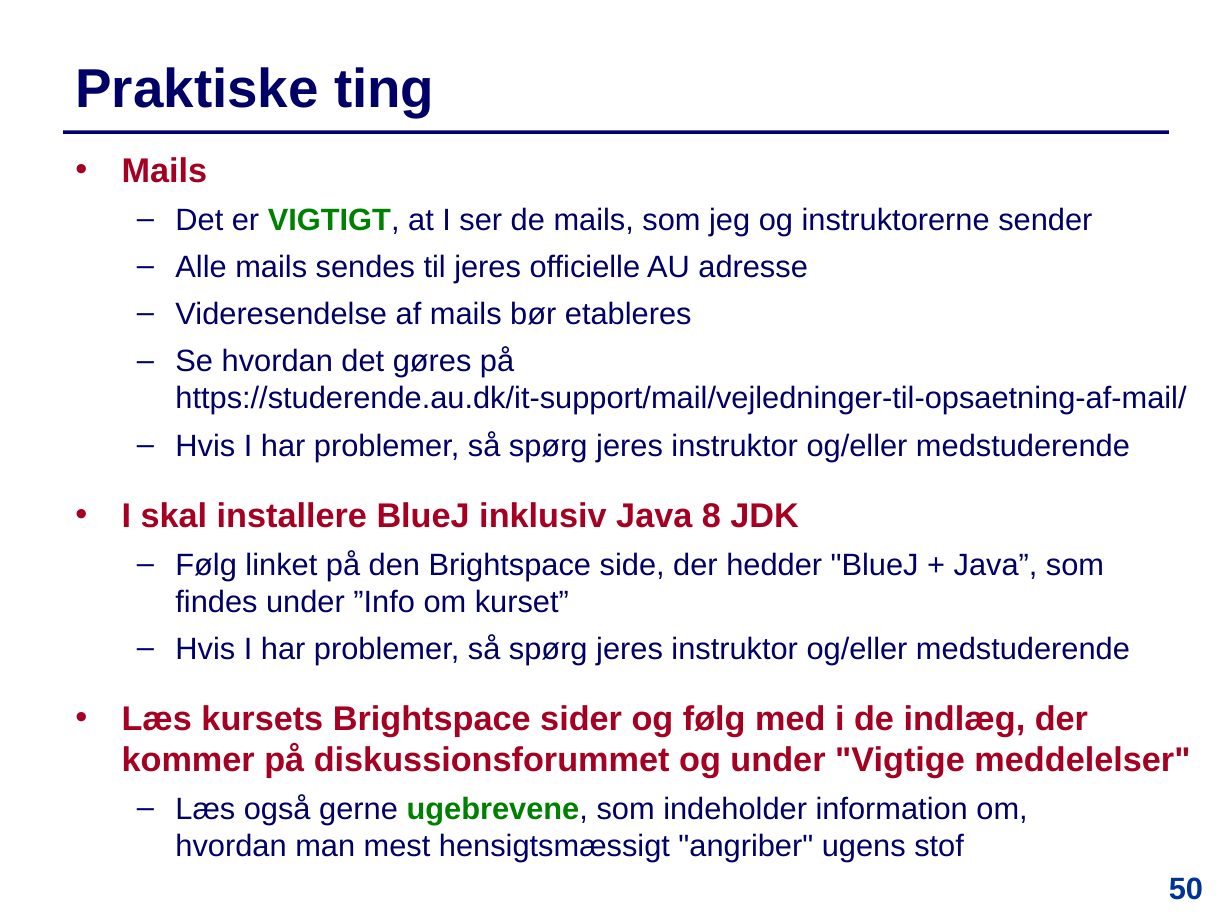
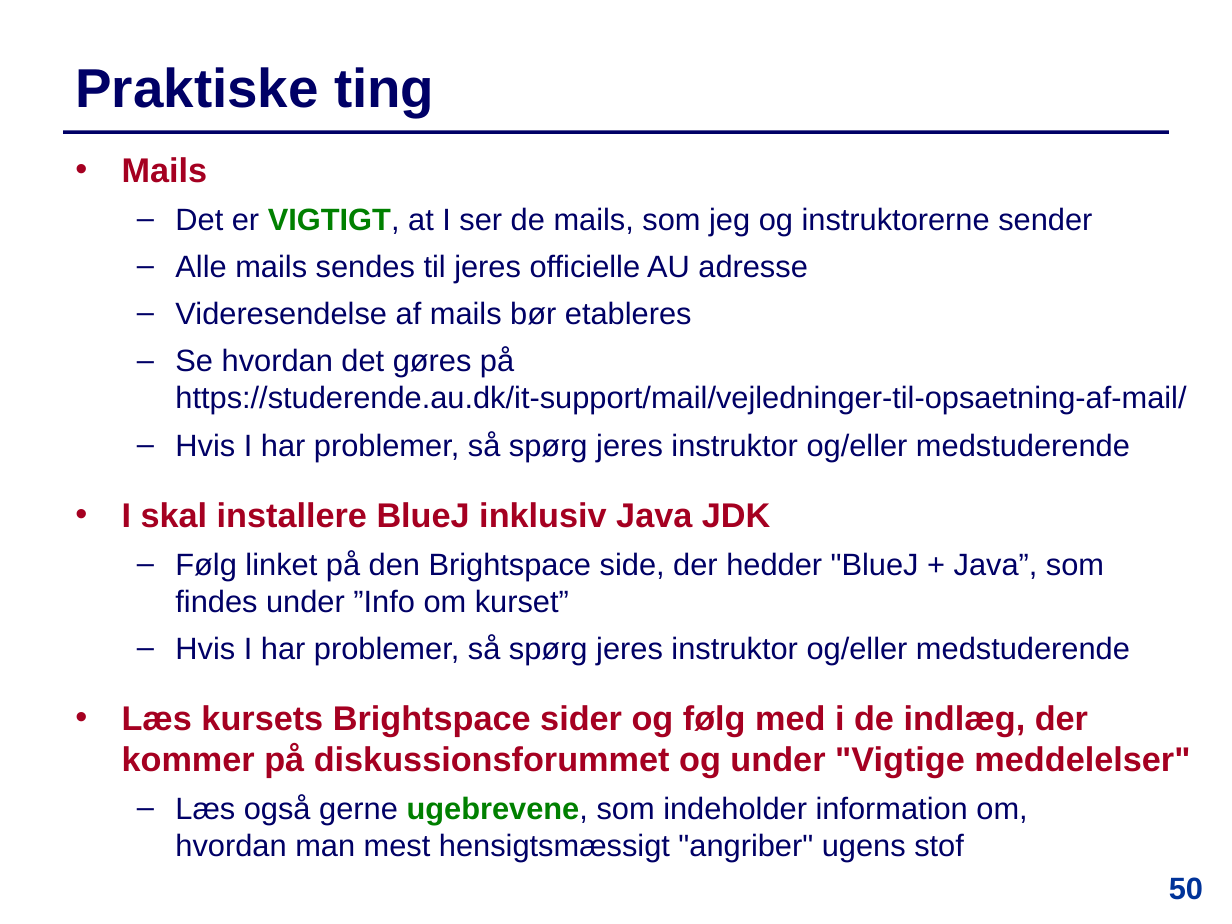
Before and after one commit to IntProgAU/Materiale, a slide deck: slide 50 of web/e24/uge_1a/Slides-Uge1-Mandag.pptx. Drawn at 1232x924 pixels with LibreOffice and Linux fonts; fonts in the diff are those of the drawing. Boxes give left, top, right and bottom in pixels: in the first picture for what was removed or moved away, otherwise in the second. Text is boxed around its words. In the diff, an @@ line names an element or a change of style, - is before the commit and + after.

```diff
--- a/web/e24/uge_1a/Slides-Uge1-Mandag.pptx
+++ b/web/e24/uge_1a/Slides-Uge1-Mandag.pptx
@@ text at bbox=[122, 502, 771, 528]: text changed @@
-• I skal installere BlueJ inklusiv Java 8 JDK
+• I skal installere BlueJ inklusiv Java JDK
```
Also in this commit, not shown: 7 other slides changed, 1 other file.
